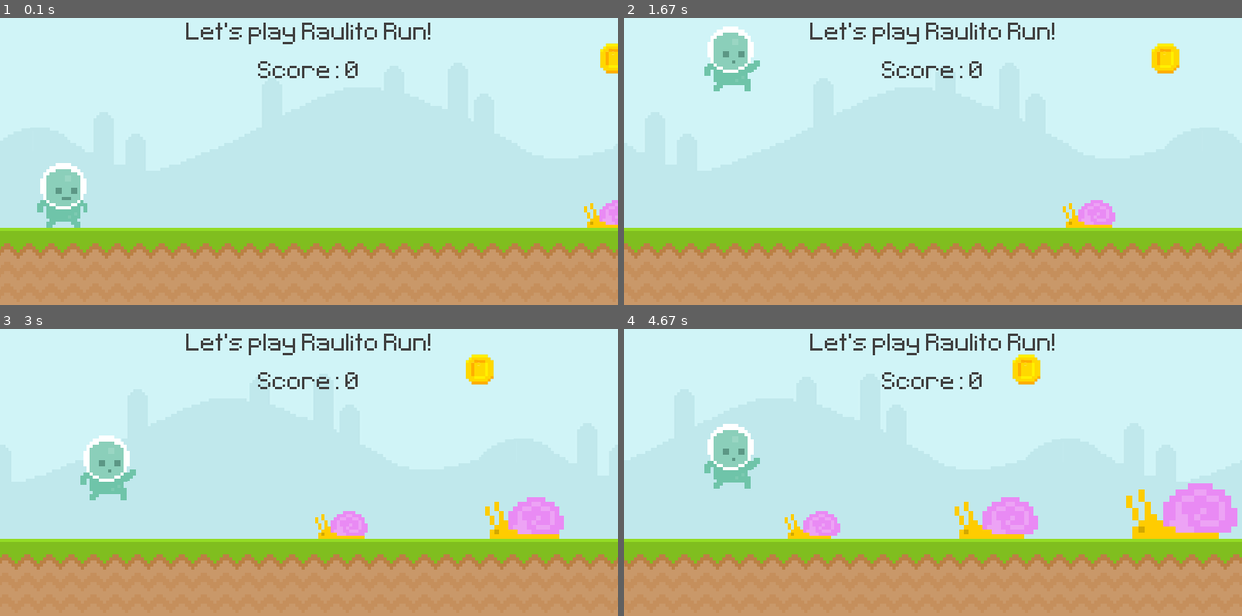
Above: before the commit, frames 1-4 (two rows, left to right).
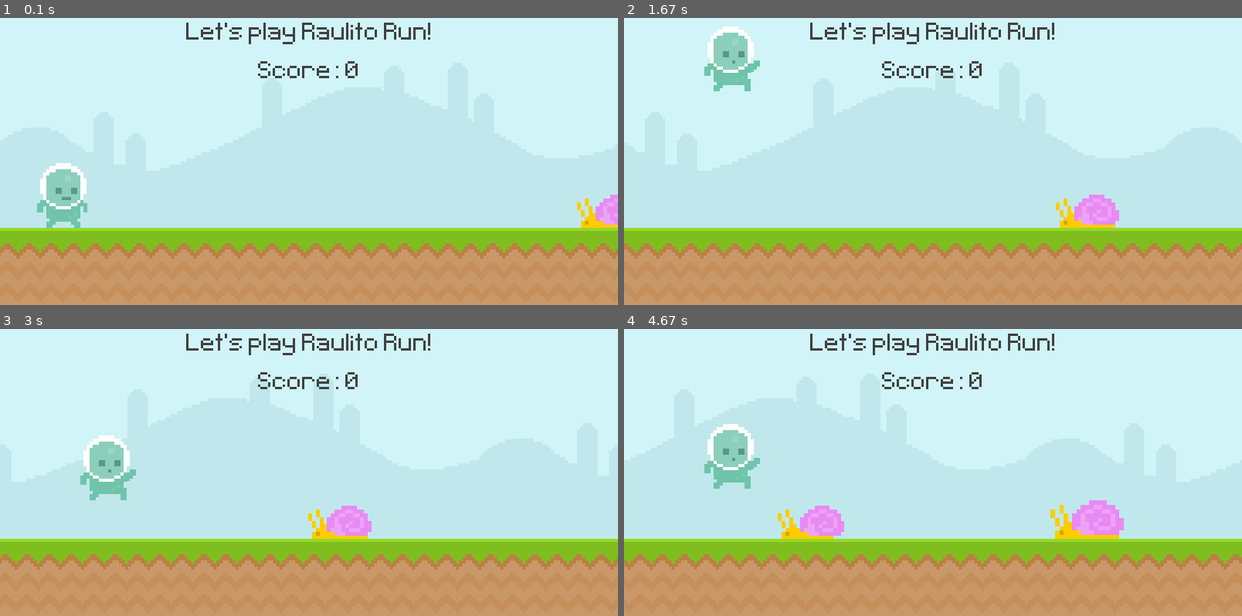
Above: after the commit, the same moments.

Repository: jm4ch4do/py_game_mario
Game: pygame game, started from scenes/level_001.py
Two runs of this game, one before a commit and one after it. Both use one fixed random seed, a clock stepped at 60 frames per second and the inputs below.
Inputs:
- Up to frame 1 (0.1 s): no input
- Up to frame 2 (1.67 s): hold Right 0.33-0.8 s; hold Up 0.83-1.13 s; tap Space at 0.9, 1.23, 1.53 s; hold Right 1.17-1.63 s
- Up to frame 3 (3 s): hold Left 1.67-2.2 s; tap Space at 1.73, 2.03, 2.73 s; hold Up from 2.67 s (still down)
- Up to frame 4 (4.67 s): release Up at 3.03 s

The runs differ from the first frame. In frame 1, 0.6% of the frame differs, in the area x 93-100%, y 8-74%; in frame 2, 0.9%; in frame 3, 2.3%; in frame 4, 5.9%, in the area x 24-100%, y 8-74%.

Commit message:
feat: introduced bird enemy type

Diff:
--- a/data/actor_map.json
+++ b/data/actor_map.json
@@ -1,37 +1,46 @@
 {
     "actors": [
         {
-            "type": "Coin",
+            "type": "Snail",
             "time": 0,
-            "y_pos": 100
+            "y_pos": 300,
+            "scale": 1.2
         },
         {
             "type": "Snail",
-            "time": 0
+            "time": 3000,
+            "y_pos": 300,
+            "scale": 1.4
+        },
+        {
+            "type": "Bird",
+            "time": 6000,
+            "y_pos": 300,
+            "scale": 1
+        },
+        {
+            "type": "Coin",
+            "time": 10000,
+            "y_pos": 100,
+            "scale": 1.5
+        },
+        {
+            "type": "Bird",
+            "time": 13000,
+            "y_pos": 100,
+            "scale": 1.6
         },
         {
             "type": "Snail",
-            "time": 2000,
-            "scale": 1.5
-        },
-        {
-            "type": "Snail",
-            "time": 4000,
-            "scale": 2
-        },
-        {
-            "type": "Snail",
-            "time": 6000,
-            "scale": 2
-        },
-        {
-            "type": "Snail",
-            "time": 10000,
-            "scale": 2
+            "time": 16000,
+            "y_pos": 300,
+            "scale": 1.6
         },
         {
             "type": "Treasure",
-            "time": 12000
+            "time": 20000,
+            "y_pos": 300,
+            "scale": 2
         }
 
     ]
--- a/data/image_paths.json
+++ b/data/image_paths.json
@@ -9,6 +9,8 @@
     "player_happy": "assets/images/player/happy.png",
     "snail_1": "assets/images/enemies/snail_1.png",
     "snail_2": "assets/images/enemies/snail_2.png",
+    "bird_1": "assets/images/enemies/birdd_1.png",
+    "bird_2": "assets/images/enemies/birdd_2.png",
     "window_icon": "assets/images/background/icon.png",
     "sky": "assets/images/background/sky.png",
     "surface": "assets/images/background/surface.png",
--- a/src/actors/enemies.py
+++ b/src/actors/enemies.py
@@ -45,7 +45,6 @@
             self.got_point_yet = True
             self.status.score += 1
 
-
 class Snail(Enemy):
 
     def __init__(self, world, status, player, react_to_event, ini_pos, scale=1):
@@ -60,3 +59,18 @@
             ani_speed=0.05,
             ini_pos=ini_pos,
         )
+
+class Bird(Enemy):
+
+    def __init__(self, world, status, player, react_to_event, ini_pos, scale=1):
+        super().__init__(
+            world=world,
+            status=status,
+            player=player,
+            scale=scale,
+            react_to_event=react_to_event,
+            animations=["bird_1", "bird_2"],
+            speed=2,
+            ani_speed=0.05,
+            ini_pos=ini_pos,
+        )
--- a/src/actors/spawner.py
+++ b/src/actors/spawner.py
@@ -14,6 +14,7 @@
         self.actor_index = 0
         self.actor_types = {
             "Snail": _ene.Snail,
+            "Bird": _ene.Bird,
             "Treasure": _tre.Treasure,
             "Coin": _tre.Coin,
         }
Binary file added: assets/images/enemies/bird_1.png
Binary file added: assets/images/enemies/bird_2.png
Binary file added: assets/images/enemies/birdd_1.png
Binary file added: assets/images/enemies/birdd_2.png
Binary file added: assets/images/temp/animals.png
Binary file added: assets/images/temp/birdd_2.png
